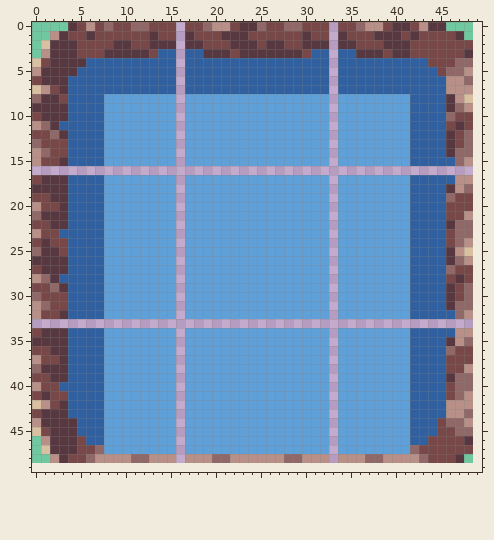
Pixel-art sprite -- core/assets/WaterTiles.png. Above: the version before the commit.
The file is 49x49 pixels. The old version is drawn lined up with the new one, on the new canvas.
Once edited:
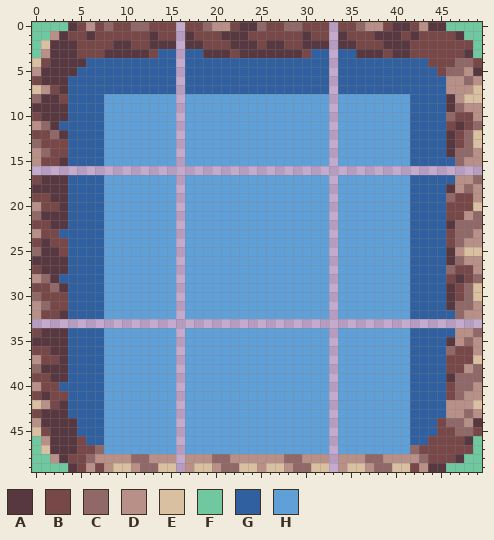
Palette (. is transparent): A #583840  B #784848  C #906868  D #b89088  E #d8c0a0  F #70c8a0  G #3060a0  H #60a0d8
From old to new:
canvas 49x49 -> 50x50
y 0..3: x 49 . -> F
y 4: x 49 . -> B
y 5: x 49 . -> A
y 6: x 49 . -> D
y 7..8: x 49 . -> E
y 9..10: x 49 . -> D
y 11: x 49 . -> C
y 12..13: x 49 . -> E
y 14..15: x 49 . -> D
y 17: x 49 . -> C
y 18..19: x 49 . -> D
y 20: x 49 . -> E
y 21..22: x 49 . -> C
y 23..24: x 49 . -> D
y 25: x 49 . -> E
y 26..27: x 49 . -> D
y 28: x 49 . -> C
y 29..30: x 49 . -> E
y 31..32: x 49 . -> D
y 34: x 49 . -> C
y 35..36: x 49 . -> D
y 37: x 49 . -> E
y 38..39: x 49 . -> C
y 40..41: x 49 . -> D
y 42: x 49 . -> E
y 43: x 49 . -> D
y 44: x 49 . -> A
y 45: x 49 . -> B
y 46..48: x 49 . -> F
y 49: x 0..15 ................ -> FFFFABDBDEEDCCEE; x 17..32 ................ -> DEEDCCEEDEEDCCEE; x 34..49 ................ -> DEEDCCEEBDAAFFFF
Changed places in both pictures, as pixel boxes (x1, y1, x2, y2):
added: (32, 22, 482, 472)
